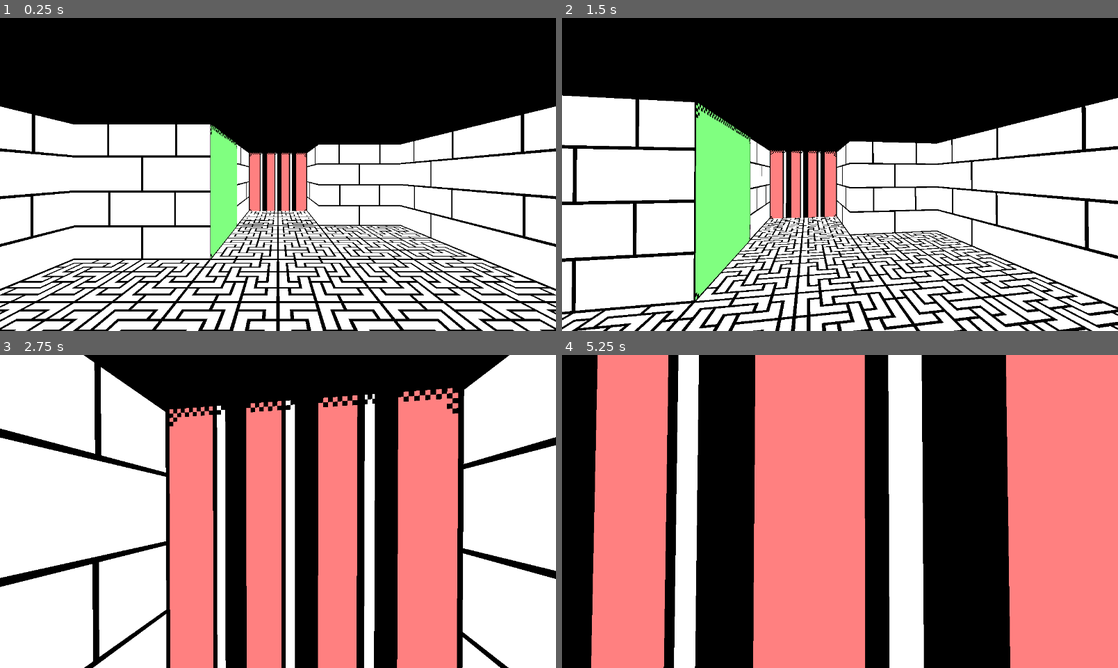
Above: before the commit, frames 1-4 (two rows, left to right).
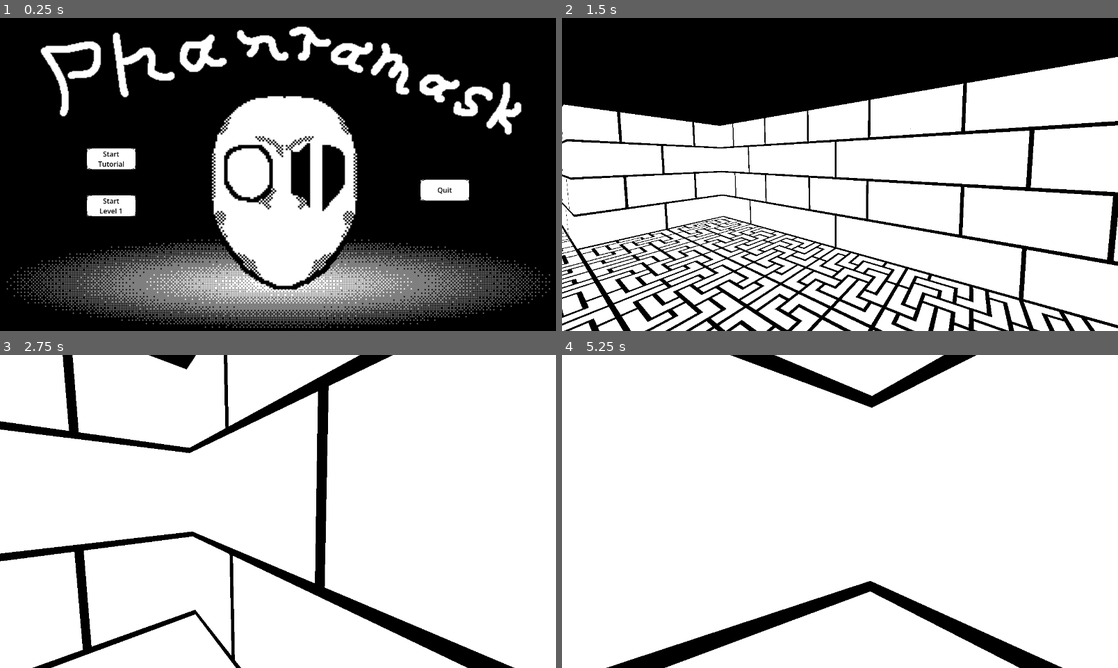
Above: after the commit, the same moments.

Repository: Juksuu/FGJ2026
Game: Godot game, scene res://scenes/main_menu.tscn
Two runs of this game, one before a commit and one after it. Both use one fixed random seed, a clock stepped at 60 frames per second and the inputs below. Before the commit the project starts from res://scenes/juksu_testing.tscn.
Inputs (mouse positions are in pixels of both pictures, inside the frame that each line leads up to):
- Up to frame 1 (0.25 s): no input
- Up to frame 2 (1.5 s): click (673, 158) at 0.5 s, where only the run after the commit has a clickable "Start Tutorial"; tap Enter at 1.25 s; move the mouse to (867, 174) at 1.27 s; hold W (move_forward) from 1.28 s (still down); click (867, 174) at 1.35 s
- Up to frame 3 (2.75 s): keep holding W (move_forward); move the mouse to (250, 511) at 2.02 s; tap Mouse wheel down (inv_next) at 2.1 s; click (250, 511) at 2.3 s
- Up to frame 4 (5.25 s): keep holding W (move_forward); move the mouse to (851, 505) at 2.77 s; hold Q (inv_previous) 2.78-3.53 s; click (851, 505) at 3.05 s; move the mouse to (834, 517) at 3.52 s; right-click (834, 517) at 3.6 s; click (834, 517) at 3.8 s; move the mouse to (878, 514) at 4.27 s; click (878, 514) at 4.35 s; move the mouse to (795, 508) at 5.02 s; click (795, 508) at 5.1 s

The runs differ from the first frame. In frame 1, 62% of the frame differs, in the area x 0-100%, y 2-100%; in frame 2, 36%; in frame 3, 56%; in frame 4, 89%, in the area x 0-100%, y 0-100%.

Commit message:
Can start levels from main menu

Diff:
--- a/project.godot
+++ b/project.godot
@@ -11,7 +11,7 @@
 [application]
 
 config/name="FGJ2026"
-run/main_scene="uid://bu833k08t4urj"
+run/main_scene="uid://dnt1s25xta86v"
 config/features=PackedStringArray("4.6", "Forward Plus")
 config/icon="res://icon.svg"
 
--- a/scenes/juksu_testing.tscn
+++ b/scenes/juksu_testing.tscn
@@ -25,8 +25,7 @@
 
 [node name="Map" type="Node3D" parent="SubViewportContainer/SubViewport" unique_id=1541714557]
 script = ExtResource("1_uh5tw")
-level_0_Data = "res://level_data/level_0.json"
-level_1_Data = "res://level_data/level_1.json"
+level_data = Array[String](["res://level_data/level_0.json", "res://level_data/level_1.json"])
 
 [node name="Player" parent="SubViewportContainer/SubViewport/Map" unique_id=1673708471 instance=ExtResource("1_mmtsk")]
 visible = false
--- a/scenes/main_menu.tscn
+++ b/scenes/main_menu.tscn
@@ -57,13 +57,13 @@
 horizontal_alignment = 1
 vertical_alignment = 1
 
-[node name="StartButton" type="TextureButton" parent="." unique_id=623369589]
+[node name="StartTutorialButton" type="TextureButton" parent="." unique_id=623369589]
 layout_mode = 1
 anchors_preset = -1
 anchor_left = 0.2
-anchor_top = 0.55
+anchor_top = 0.45
 anchor_right = 0.2
-anchor_bottom = 0.55
+anchor_bottom = 0.45
 offset_left = 64.0
 offset_right = 64.0
 grow_horizontal = 0
@@ -72,7 +72,7 @@
 action_mode = 0
 texture_normal = ExtResource("2_ekxnf")
 
-[node name="RichTextLabel" type="RichTextLabel" parent="StartButton" unique_id=1655780170]
+[node name="RichTextLabel" type="RichTextLabel" parent="StartTutorialButton" unique_id=1655780170]
 layout_mode = 1
 anchors_preset = 8
 anchor_left = 0.5
@@ -87,7 +87,47 @@
 grow_vertical = 2
 mouse_filter = 1
 theme_override_colors/default_color = Color(0, 0, 0, 1)
-text = "Start"
+text = "Start
+Tutorial"
+fit_content = true
+scroll_active = false
+autowrap_mode = 0
+autowrap_trim_flags = 0
+horizontal_alignment = 1
+vertical_alignment = 1
+
+[node name="StartLevel1Button" type="TextureButton" parent="." unique_id=2105014082]
+layout_mode = 1
+anchors_preset = -1
+anchor_left = 0.2
+anchor_top = 0.6
+anchor_right = 0.2
+anchor_bottom = 0.6
+offset_left = 64.0
+offset_right = 64.0
+grow_horizontal = 0
+grow_vertical = 2
+pivot_offset = Vector2(64, 64)
+action_mode = 0
+texture_normal = ExtResource("2_ekxnf")
+
+[node name="RichTextLabel" type="RichTextLabel" parent="StartLevel1Button" unique_id=1895884154]
+layout_mode = 1
+anchors_preset = 8
+anchor_left = 0.5
+anchor_top = 0.5
+anchor_right = 0.5
+anchor_bottom = 0.5
+offset_left = -19.0
+offset_top = -11.5
+offset_right = 19.0
+offset_bottom = 11.5
+grow_horizontal = 2
+grow_vertical = 2
+mouse_filter = 1
+theme_override_colors/default_color = Color(0, 0, 0, 1)
+text = "Start
+Level 1"
 fit_content = true
 scroll_active = false
 autowrap_mode = 0
@@ -96,4 +136,5 @@
 vertical_alignment = 1
 
 [connection signal="pressed" from="QuitButton" to="." method="_on_quit_button_pressed"]
-[connection signal="pressed" from="StartButton" to="." method="_on_start_button_pressed"]
+[connection signal="pressed" from="StartTutorialButton" to="." method="_on_start_tutorial_button_pressed"]
+[connection signal="pressed" from="StartLevel1Button" to="." method="_on_start_level_1_button_pressed"]
--- a/scripts/globals.gd
+++ b/scripts/globals.gd
@@ -12,3 +12,5 @@
 	"color_2": Vector4(0,1,0,1),
 	"color_3": Vector4(0,0,1,1)
 }
+
+var level_index = 0
--- a/scripts/main_menu.gd
+++ b/scripts/main_menu.gd
@@ -15,6 +15,11 @@
 func _on_quit_button_pressed() -> void:
 	get_tree().quit()
 
+func _on_start_tutorial_button_pressed() -> void:
+	Globals.level_index = 0
+	get_tree().change_scene_to_packed(start_level)
 
-func _on_start_button_pressed() -> void:
+
+func _on_start_level_1_button_pressed() -> void:
+	Globals.level_index = 1
 	get_tree().change_scene_to_packed(start_level)
--- a/scripts/mapGenerator.gd
+++ b/scripts/mapGenerator.gd
@@ -2,8 +2,8 @@
 const room_prefab: PackedScene = preload("res:///prefabs/room/room.tscn")
 const chroma_prefab: PackedScene = preload("res://prefabs/chroma.tscn")
 #var level_0_data_path = "res://level_data/level_0.json"
-@export_file("*.json") var level_0_Data;
-@export_file("*.json") var level_1_Data;
+@export_file("*.json") var level_data: Array[String];
+
 
 @onready var player = $Player
 
@@ -13,11 +13,11 @@
 
 # Called when the node enters the scene tree for the first time.
 func _ready() -> void:
-	load_level(0)
+	load_level(Globals.level_index)
 
 func load_level(level: int) -> void:
 	level_map = []
-	var json_as_text = FileAccess.get_file_as_string(level_0_Data)
+	var json_as_text = FileAccess.get_file_as_string(level_data[level])
 	var level_data = JSON.parse_string(json_as_text)
 
 	var height = level_data.rooms.size()
